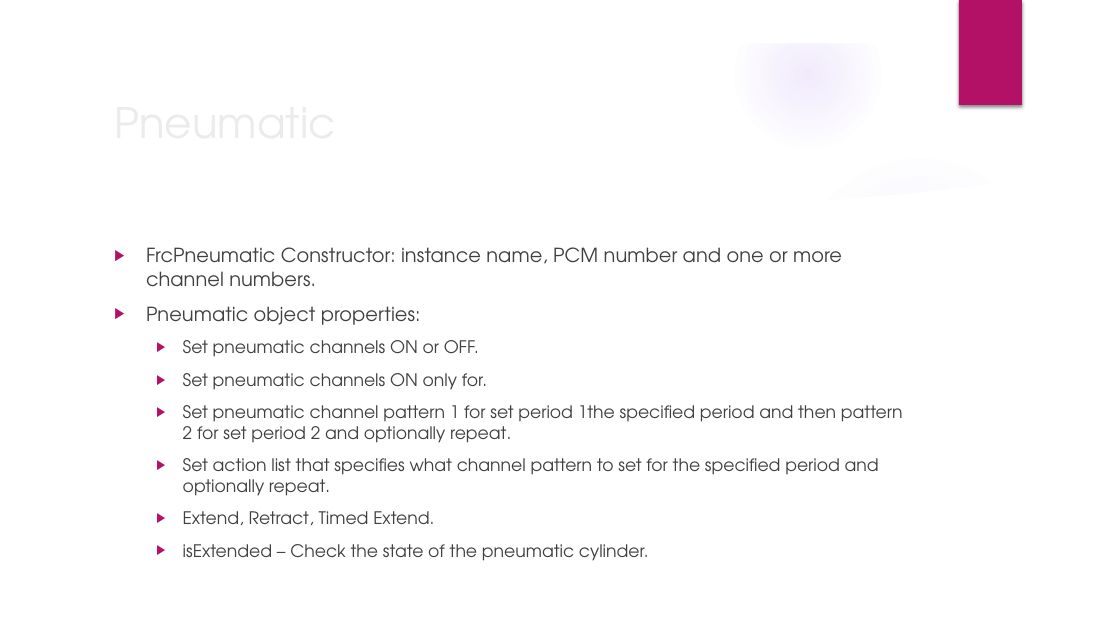
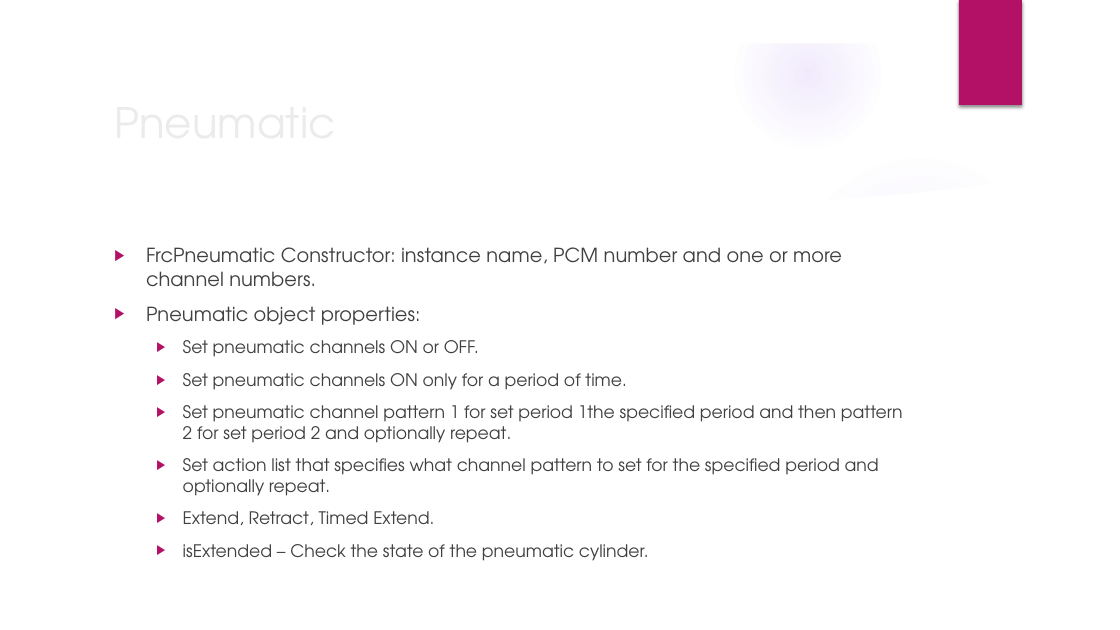
Before and after one commit to trc492/FrcProgrammingClass, a slide deck: slide 8 of Lesson4/AdvancedRoboticsLesson4.pptx. Drawn at 1120x630 pixels with LibreOffice and Linux fonts; fonts in the diff are those of the drawing; background and template pictures are left out. Boxes give left, top, right and bottom in pixels: in the first picture for what was removed or moved away, otherwise in the second. Text is boxed around its words. In the diff, an @@ line names an element or a change of style, - is before the commit and + after.

```diff
--- a/Lesson4/AdvancedRoboticsLesson4.pptx
+++ b/Lesson4/AdvancedRoboticsLesson4.pptx
@@ text at bbox=[183, 373, 626, 390]: text changed @@
-  ▶ Set pneumatic channels ON only for.
+  ▶ Set pneumatic channels ON only for a period of time.
```
Also in this commit, not shown: 6 other files.
